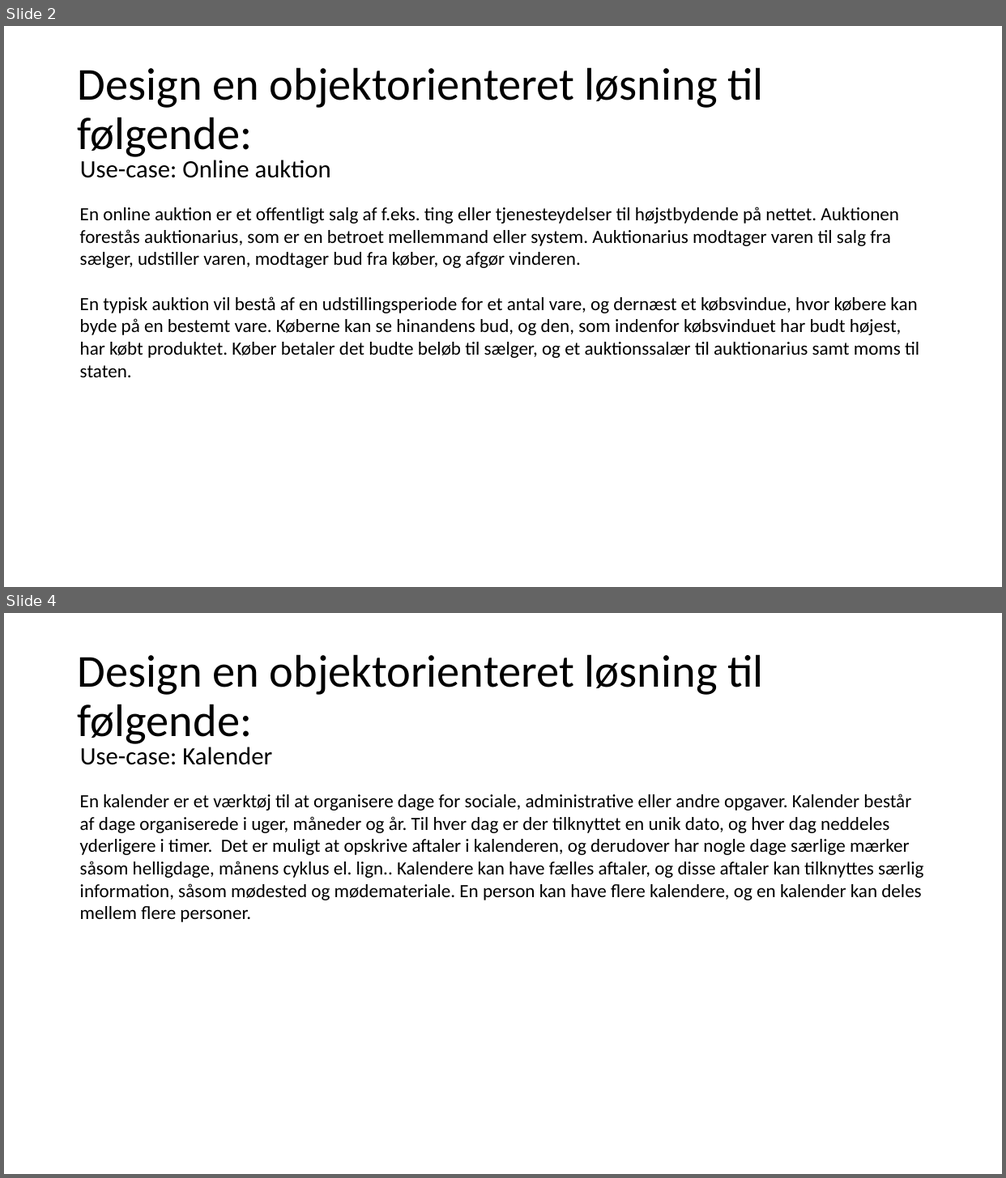
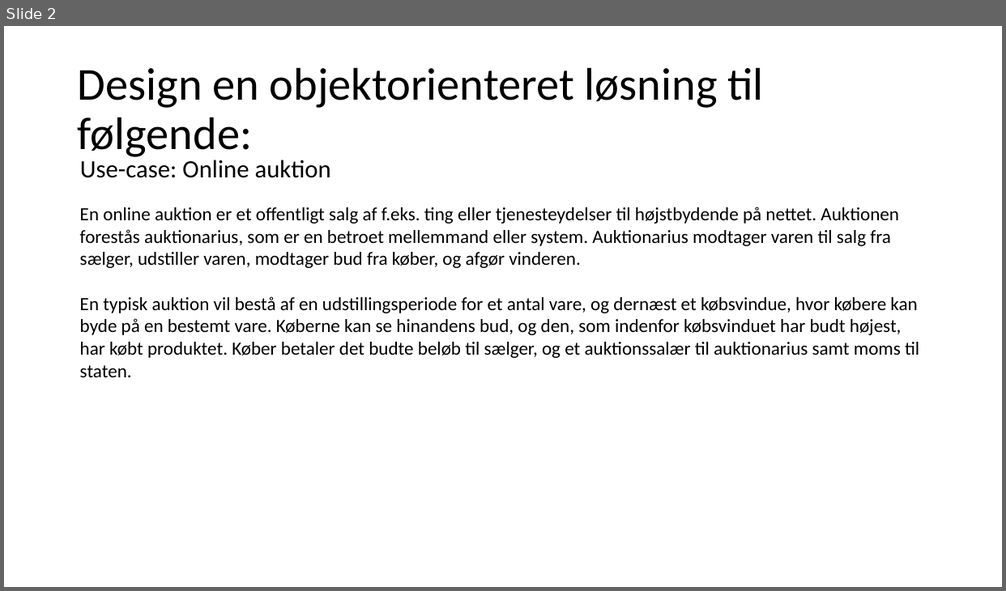
Before and after one commit to fisterloegsovs/pop22, a slide deck: lectures/16.2/16.2.pptx. Shown one above the other, each under a label of ours: slides 2 and 4 before the commit, slide 2 after it; the slides between them are not shown. The pictures are 1006x1178 and 1006x591 pixels, drawn with LibreOffice and Linux fonts; fonts in the diff are those of the drawing. Boxes give left, top, right and bottom in pixels: in the first picture for what was removed or moved away, otherwise in the second. Text is boxed around its words. In the diff, an @@ line names an element or a change of style, - is before the commit and + after.

```diff
--- a/lectures/16.2/16.2.pptx
+++ b/lectures/16.2/16.2.pptx
@@ slide 4 removed at bbox=[4, 613, 1002, 1174], background #FFFFFF @@
@@ title removed at bbox=[78, 654, 763, 747] @@
-Design en objektorienteret løsning til følgende:
@@ text removed at bbox=[80, 743, 272, 765] @@
-Use-case: Kalender
@@ text removed at bbox=[80, 794, 923, 922] @@
-En kalender er et værktøj til at organisere dage for sociale, administrative eller andre opgaver. Kalender består af dage organiserede i uger, måneder og år. Til hver dag er der tilknyttet en unik dato, og hver dag neddeles yderligere i timer. Det er muligt at opskrive aftaler i kalenderen, og derudover har nogle dage særlige mærker såsom helligdage, månens cyklus el. lign.. Kalendere kan have fælles aftaler, og disse aftaler kan tilknyttes særlig information, såsom mødested og mødemateriale. En person kan have flere kalendere, og en kalender kan deles mellem flere personer.
```
Also in this commit, not shown: 1 slide changed, 1 other slide removed, 1 other file.
